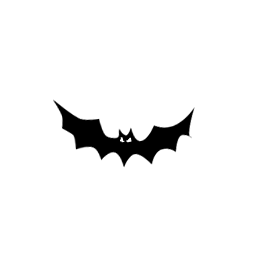
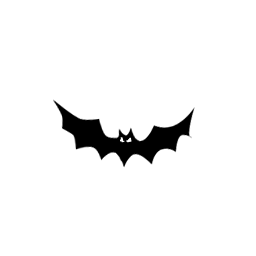
Layers edited between the first and the second 256x256 image:
added layer "Layer 2" above "Layer 3" over [110, 137, 122, 161]
added layer "Layer 3" above "Layer 1" over [134, 138, 143, 155]
painted on "Layer 1" over [110, 137, 143, 162]
